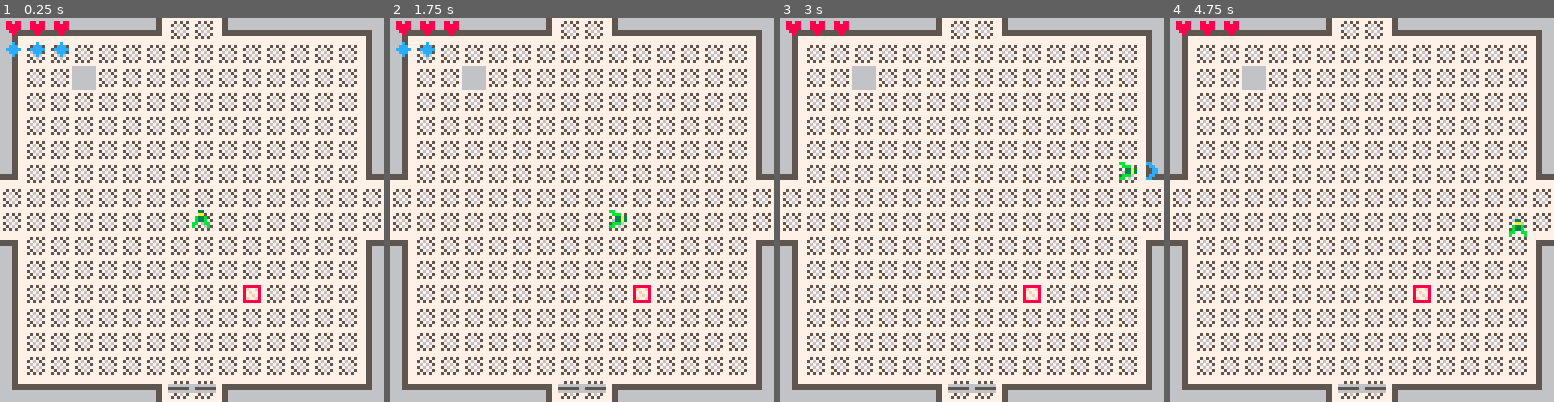
Above: before the commit, frames 1-4 (left to right).
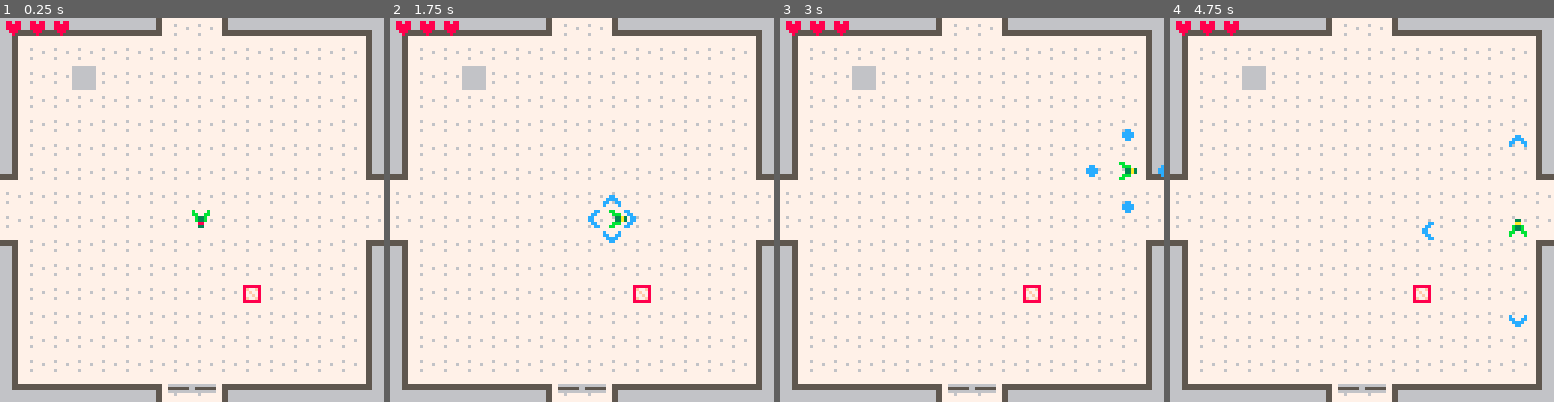
Above: after the commit, the same moments.

Repository: acwright/PICO-8
Game: PICO-8 cartridge ldjam/ldjam.p8
Two runs of this game, one before a commit and one after it. Both use one fixed random seed, a clock stepped at 60 frames per second and the inputs below.
Inputs:
- Up to frame 1 (0.25 s): no input
- Up to frame 2 (1.75 s): tap X (X key) at 0.33, 1.07 s; tap O (Z key) at 0.7, 1.7 s; hold Right from 1.6 s (still down)
- Up to frame 3 (3 s): tap X (X key) at 1.85, 2.97 s; release Right at 2.1 s; tap O (Z key) at 2.1, 2.5, 2.9 s; hold Up 2.15-2.42 s; hold Right from 2.47 s (still down)
- Up to frame 4 (4.75 s): release Right at 3.03 s; hold Left 3.08-3.58 s; tap O (Z key) every 0.4 s from 3.3 to 4.5 s; hold Down 3.63-3.97 s; hold Right 4.02-4.68 s; tap X (X key) at 4.08 s; hold Up from 4.73 s (still down)

The runs differ from the first frame. In frame 1, 24% of the frame differs, in the area x 0-100%, y 0-100%; in frame 2, 24%; in frame 3, 24%; in frame 4, 23%.

Commit message:
animating

Diff:
--- a/ldjam/ldjam.p8
+++ b/ldjam/ldjam.p8
@@ -128,12 +128,20 @@
 		w=8,
 		h=8,
 		v=1,
+		-- v_x=0,
+		-- v_y=0,
 		flip_x=false,
 		flip_y=false,
+		o_sprite=24,
 		sprite=24,
+		frame=0,
 		level=4,
-		health=60,
-		energy=60,
+		health=3,
+		max_health=0,
+		energy=0,
+		max_energy=3,
+		rest=0,
+		rest_period=20,
 		holding={left=0,right=0,up=0,down=0},
 		update=function(self)
 			local lx=self.x
@@ -141,9 +149,8 @@
 
 			if btn(0) then
 				self.x-=self.v
+				-- self.v_x=-1
 				self.holding.left+=1
-				-- self.sprite=11
-				-- self.flip_x=true
 				if (mhit(self,1)) self.x=lx
 				for item in all(room.items) do
 						if hit(self,item) and fget(item.sprite,1) then
@@ -158,10 +165,9 @@
 				self.holding.left=0
 			end
 			if btn(1) then
-				-- self.sprite=11
-				-- self.flip_x=false
+				self.x+=self.v
+				-- self.v_x=1
 				self.holding.right+=1
-				self.x+=self.v
 				if (mhit(self,1)) self.x=lx
 				for item in all(room.items) do
 						if hit(self,item) and fget(item.sprite,1) then
@@ -170,16 +176,18 @@
 						if hit(self,item) and fget(item.sprite,2) then
 							room:unlock()
 						end
+						if hit(self,item) and fget(item.sprite,3) then
+							player:level_up()
+						end
 				end
 			else
 				--no longer holding
 				self.holding.right=0
 			end
 			if btn(2) then
-				-- self.sprite=10
-				-- self.flip_y=false
+				self.y-=self.v
+				-- self.v_y=-1
 				self.holding.up+=1
-				self.y-=self.v
 				if (mhit(self,1)) self.y=ly
 				for item in all(room.items) do
 						if hit(self,item) and fget(item.sprite,1) then
@@ -194,10 +202,9 @@
 					self.holding.up=0
 			end
 			if btn(3) then
-				-- self.sprite=10
-				-- self.flip_y=true
+				self.y+=self.v
+				-- self.v_y=1
 				self.holding.down+=1
-				self.y+=self.v
 				if (mhit(self,1)) self.y=ly
 				for item in all(room.items) do
 						if hit(self,item) and fget(item.sprite,1) then
@@ -211,20 +218,30 @@
 				--no longer holding
 				self.holding.down=0
 			end
-
+			--longest held direction
 			if (self.holding.left>self.holding.right) and (self.holding.left>self.holding.up) and (self.holding.left>self.holding.down) then
-				self.sprite=28
+				--left
+				self.o_sprite=40
+				self.flip_x=false
+			elseif (self.holding.right>self.holding.up) and (self.holding.right>self.holding.down) then
+				--right
+				self.o_sprite=40
 				self.flip_x=true
-			elseif (self.holding.right>self.holding.up) and (self.holding.right>self.holding.down) then
-				self.sprite=28
-				self.flip_x=false
 			elseif (self.holding.up>self.holding.down) then
-				self.sprite=24
+				--up
+				self.o_sprite=28
 				self.flip_y=false
 			elseif (self.holding.down>0) then
-				self.sprite=24
-				self.flip_y=true
-			end
+				--updown
+				self.o_sprite=24
+				self.flip_y=false
+			end
+
+			--frame
+			if (self.frame>3) self.frame=0
+			self.sprite=self.o_sprite+self.frame
+			self.frame+=1
+
 
 			if self.x<-4 then
 				room=rooms[room.dirs[1]]
@@ -245,37 +262,48 @@
 			--actions
 			--secondary
 			if btnp(4) then
-				if self.level>2 and self.energy>=60 then
-					add(waves,init_wave(14,self.x,self.y,false,false,self.level*2))
-					add(waves,init_wave(14,self.x,self.y,false,true,self.level*2))
-					add(waves,init_wave(15,self.x,self.y,true,false,self.level*2))
-					add(waves,init_wave(15,self.x,self.y,false,false,self.level*2))
-					self.energy-=60
+				if self.level>2 and self.energy>=3 then
+					add(waves,init_wave(self.x,self.y,1,0,self.level*4))
+					add(waves,init_wave(self.x,self.y,-1,0,self.level*4))
+					add(waves,init_wave(self.x,self.y,0,1,self.level*4))
+					add(waves,init_wave(self.x,self.y,0,-1,self.level*4))
+					self.energy-=3
 				end
 			end
 			--primary
 			if btnp(5) then
-				if (self.energy<20) return
-				local sprite=14
-				if self.sprite==28 then sprite=15 end
-				local wave=init_wave(sprite,self.x,self.y,self.flip_x,self.flip_y,self.level*4)
+				if (self.energy<1) return
+				local v_x=0
+				local v_y=0
+				if self.o_sprite==24 then
+					v_y=1
+				elseif self.o_sprite==28 then
+					v_y=-1
+				elseif(self.o_sprite==40 and self.flip_x == false) then
+					v_x=-1
+				else
+					v_x=1
+				end
+
+				local wave=init_wave(self.x,self.y,v_x,v_y,self.level*4)
 				add(waves,wave)
-				self.energy-=20
+				self.energy-=1
 			end
 			--energy
-			if self.energy<60 then
-				self.energy+=1
+			if self.energy<self.max_energy then
+				self.rest+=1
+				if (self.rest==self.rest_period) self.energy+=1 self.rest=0
 			end
 		end,
 		draw=function(self)
 			spr(self.sprite,self.x,self.y,1,1,self.flip_x,self.flip_y)
 			local health=''
-			for i=20,self.health+1,20 do
+			for i=1,self.health do
 				health=health..'♥'
 			end
 			print(health,1,1,8)
 			local energy=''
-			for i=20,self.energy+1,20 do
+			for i=1,self.energy do
 				energy=energy..'◆'
 			end
 			print(energy,1,8,12)
@@ -374,33 +402,39 @@
 	}
 end
 
-function init_wave(sprite,x,y,flip_x,flip_y,life)
+function init_wave(x,y,v_x,v_y,life)
 	return {
-		sprite=sprite,
+		sprite=13,
+		alt_sprite=false,
 		x=x,
 		y=y,
-		flip_x=flip_x,
-		flip_y=flip_y,
+		v=2,
+		v_x=v_x,
+		v_y=v_y,
+		flip_x=false,
+		flip_y=false,
 		life=life,
 		update=function(self)
-			if self.sprite==14 then
-		 	if self.flip_y then
-		 		--up
-		 		self.y+=4
-		 	else
-		 		--down
-		  	self.y-=4
-		 	end
-		 else
-		 	if self.flip_x then
-		 		--left
-		 		self.x-=4
-		 	else
-		 		--right
-		 		self.x+=4
-		 	end
-		 end
+			self.x+=(self.v*self.v_x)
+			self.y+=(self.v*self.v_y)
 		 self.life-=1
+			if self.alt_sprite then
+				self.sprite=13
+				self.alt_sprite=false
+			else
+				self.alt_sprite=true
+				if self.v_x == 1 then
+					self.sprite=15
+				elseif self.v_x == -1 then
+					self.sprite=15
+					self.flip_x=true
+				elseif self.v_y == 1 then
+					self.sprite=14
+					self.flip_y=true
+				else
+					self.sprite=14
+				end
+			end
 			if self.life==0 then
 				del(waves,self)
 			end
@@ -421,20 +455,20 @@
 00000000666655777777777777556666777777777777777700000000000000000000000000000000000000000000000000000000000000000000000000cc0000
 00000000666655777777777777556666777777777777777700000000000000000000000000000000000000000000000000000000000000000000000000000000
 66666666666655777777777777556666777777777777777700066600000656000000000000000000000000000000000000000000000000000000000000000000
-6666666666665577775757577755666677777777777777770006560000065600000330000003300000033000000330000bb000000bb000000bb000000bb00000
-6666666666665577757675777755666655555577775555550006560000065600000aa000000aa000000aa000000aa00000bbb00000bbb00000bbb00000bbb000
-666666666666557777676757775566665555557777555555000656000006560000b33b0000b33b0000b33b0000b33b0000033a3000033a3000033a3000033a30
-666666666666557775767677775566666666557777556666000656000006560000b33b0000b33b0000b33b0000b33b0000033a3000033a3000033a3000033a30
-66666666666655777757675777556666666655777755666600065600000656000bb00bb00bb00bb00bb00bb00bb00bb000bbb00000bbb00000bbb00000bbb000
-66666666666655777575757777556666666655777755666600065600000656000b0000b00b0000b00b0000b00b0000b00bb000000bb000000bb000000bb00000
+66666666666655777777777777556666777777777777777700065600000656000b0000b00b0000b00b0000b00b0000b000033000000330000003300000033000
+66666666666655777767777777556666555555777755555500065600000656000bb00bb00bb00bb00bb00bb00bb00bb0000aa000000aa0000008800000088000
+666666666666557777777767775566665555557777555555000656000006560000b33b0000b33b0000b33b0000b33b0000b33b0000b33b0000b33b0000b33b00
+666666666666557777777777775566666666557777556666000656000006560000b33b0000b33b0000b33b0000b33b0000b33b0000b33b0000b33b0000b33b00
+6666666666665577776777777755666666665577775566660006560000065600000aa000000aa00000088000000880000bb00bb00bb00bb00bb00bb00bb00bb0
+6666666666665577777777777755666666665577775566660006560000065600000330000003300000033000000330000b0000b00b0000b00b0000b00b0000b0
 66666666666655777777777777556666666655777755666600065600000666000000000000000000000000000000000000000000000000000000000000000000
 00044000666655777777777777556666777777777777777777777777999999990000000000000000000000000000000000000000000000000000000000000000
-00444400666655777777777777556666775757777757575778888887999999990b0000b00b0000b00b0000b00b0000b005000050050000500500005005000050
-04444440666655555555555555556666757675777577757778f77f8799c99c990bb00bb00bb00bb00bb00bb00bb00bb005500550055005500550055005500550
-040440406666555555555555555566667767775777777757787f77879999c99900b33b0000b33b0000b33b0000b33b0000566500005665000056650000566500
-0004400066666666666666666666666675777677757777777877f787999c999900b33b0000b33b0000b33b0000b33b0000566500005665000056650000566500
-00044000666666666666666666666666775767577757775778f77f8799c99c99000aa000000aa000000aa000000aa00000099000000bb00000099000000bb000
-00044000666666666666666666666666777575777575757778888887999999990003300000033000000330000003300000066000000660000006600000066000
+004444006666557777777777775566667757577777575757788888879999999900000bb000000bb000000bb000000bb005000050050000500500005005000050
+04444440666655555555555555556666757675777577757778f77f8799c99c99000bbb00000bbb00000bbb00000bbb0005500550055005500550055005500550
+040440406666555555555555555566667767775777777757787f77879999c99903a3300003a33000038330000383300000566500005665000056650000566500
+0004400066666666666666666666666675777677757777777877f787999c999903a3300003a33000038330000383300000566500005665000056650000566500
+00044000666666666666666666666666775767577757775778f77f8799c99c99000bbb00000bbb00000bbb00000bbb0000099000000bb00000099000000bb000
+000440006666666666666666666666667775757775757577788888879999999900000bb000000bb000000bb000000bb000066000000660000006600000066000
 00000000666666666666666666666666777777777777777777777777999999990000000000000000000000000000000000000000000000000000000000000000
 000000000000000000000000000000000000000000000000000000000000000000cccc0000cccc0000cccc0000cccc0000cccc0000cccc0000cccc0000cccc00
 000000000000000000000000000000000000000000000000000000000000000000c99c0000c99c0000c99c0000c99c0000c99c0000c99c0000c99c0000c99c00
